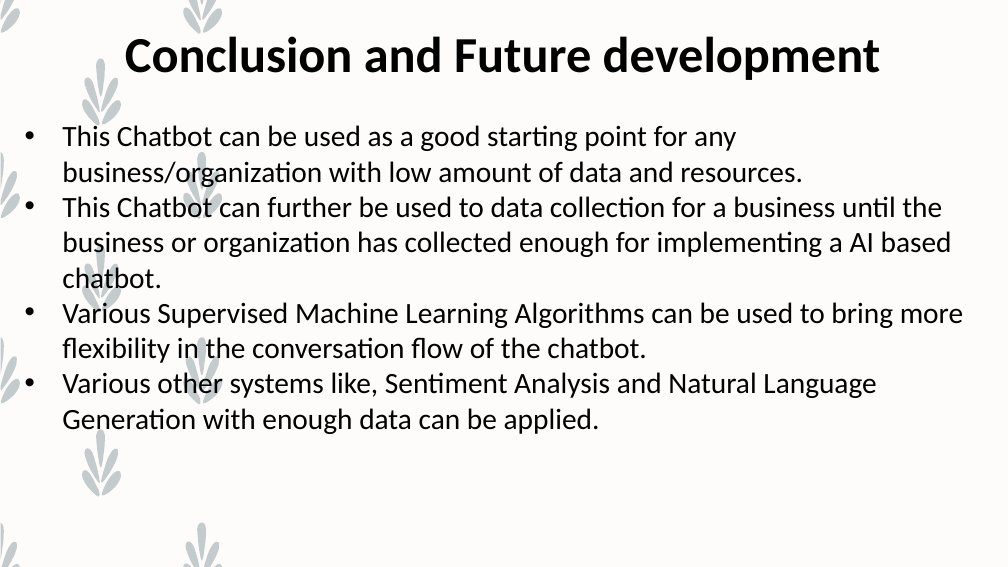
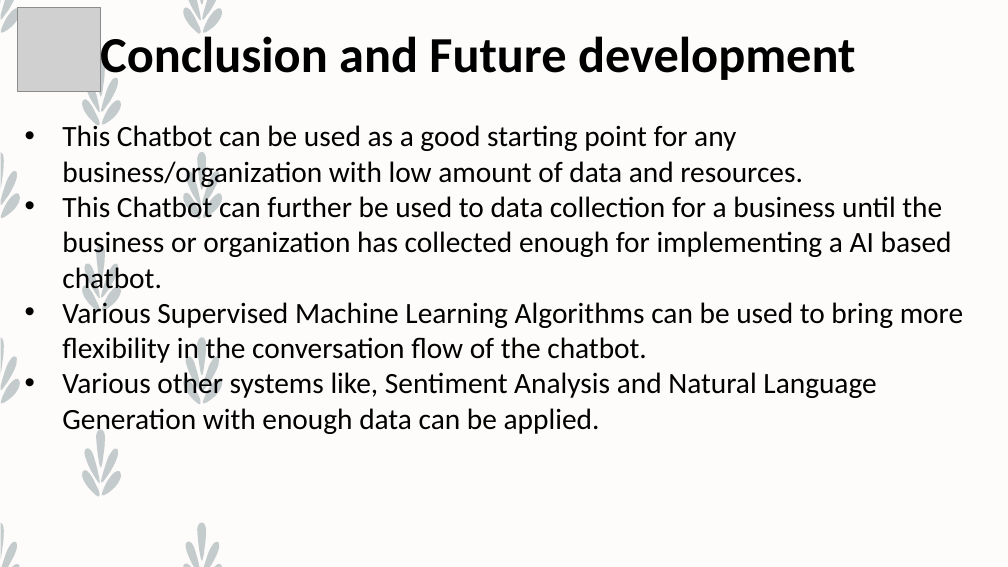
Before and after one commit to Graviton5/Minor-Project, a slide deck: slide 18 of Chatbot/Presentation Data/Final Presentation.pptx. Drawn at 1008x567 pixels with LibreOffice and Linux fonts; fonts in the diff are those of the drawing; grey boxes stand for pictures. Boxes give left, top, right and bottom in pixels: in the first picture for what was removed or moved away, otherwise in the second. Text is boxed around its words. In the diff, an @@ line names an element or a change of style, - is before the commit and + after.

```diff
--- a/Chatbot/Presentation Data/Final Presentation.pptx
+++ b/Chatbot/Presentation Data/Final Presentation.pptx
@@ picture added at [17,8,101,91] @@
@@ text at [100,30,856,83]: alignment centre to left @@
```
Also in this commit, not shown: 8 other slides changed, 1 slide added, 1 slide removed, 1 other file.
